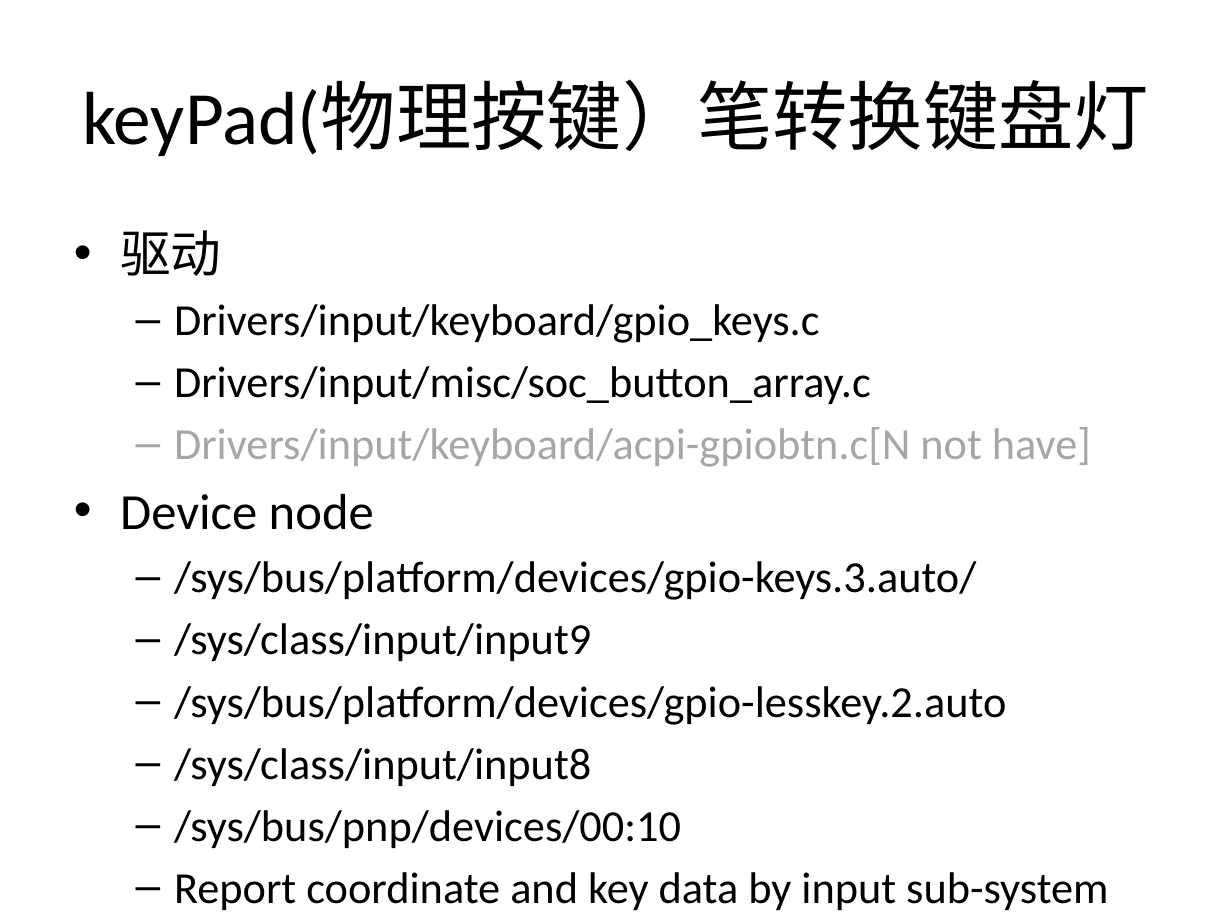
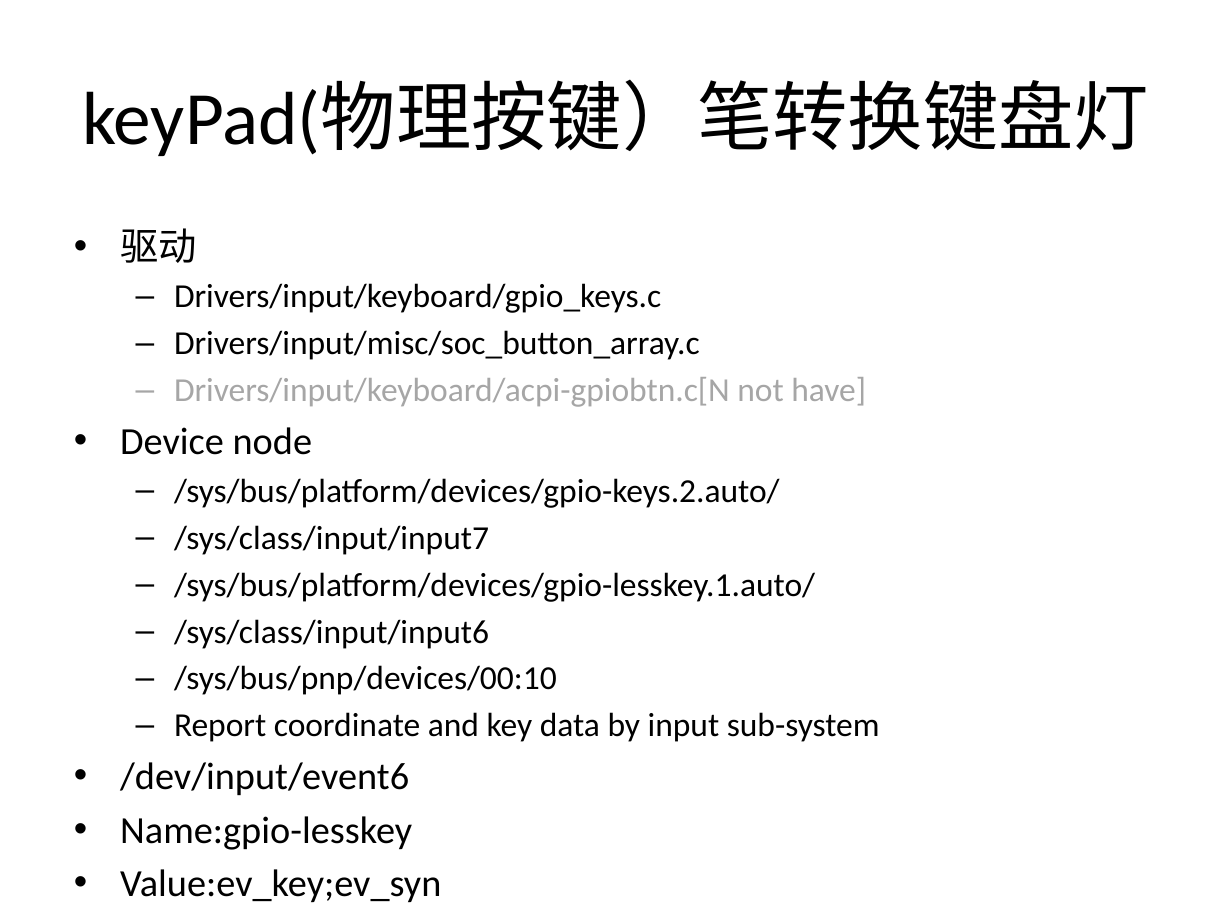
Before and after one commit to mazelinux/LENOVO, a slide deck: slide 6 of doc/Yeti_device_driver_list.pptx (slide 5 before the commit). Drawn at 1232x924 pixels with LibreOffice and Linux fonts; fonts in the diff are those of the drawing. Boxes give left, top, right and bottom in pixels: in the first picture for what was removed or moved away, otherwise in the second. Text is boxed around its words. In the diff, an @@ line names an element or a change of style, - is before the commit and + after.

Commit message:
add inputsubsys

```diff
--- a/doc/Yeti_device_driver_list.pptx
+++ b/doc/Yeti_device_driver_list.pptx
@@ text at <box>120,228,880,742</box>: size 29.6 to 22.4 pt in "驱动", "Device node"; size 25.9 to 19.6 pt in "Drivers/input/keyboard/gpio_keys.c", "Drivers/input/misc/soc_button_array.c", "Drivers/input/keyboard/acpi-gpiobtn.c[N not have]", "/sys/bus/pnp/devices/00:10" and 1 more places; less space between paragraphs @@
@@ text at <box>174,478,815,649</box>: text changed; size 25.9 to 19.6 pt @@
-  – /sys/bus/platform/devices/gpio-keys.3.auto/
-  – /sys/class/input/input9
-  – /sys/bus/platform/devices/gpio-lesskey.2.auto
-  – /sys/class/input/input8
+  – /sys/bus/platform/devices/gpio-keys.2.auto/
+  – /sys/class/input/input7
+  – /sys/bus/platform/devices/gpio-lesskey.1.auto/
+  – /sys/class/input/input6
@@ text at <box>120,762,441,903</box>: paragraphs added @@
+• /dev/input/event6
+• Name:gpio-lesskey
+• Value:ev_key;ev_syn
```
Also in this commit, not shown: 8 other slides changed, 2 slides added, 1 other file.
